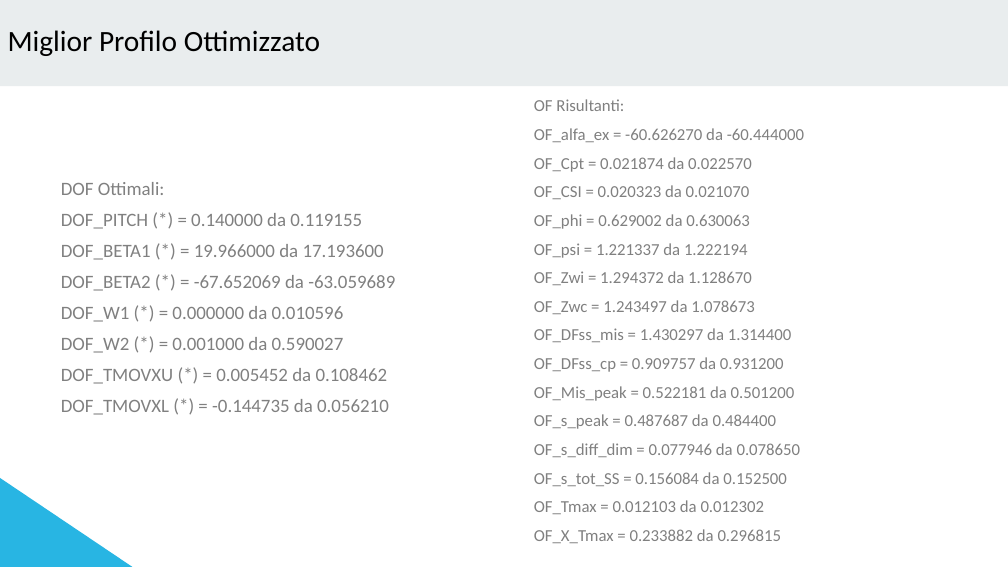
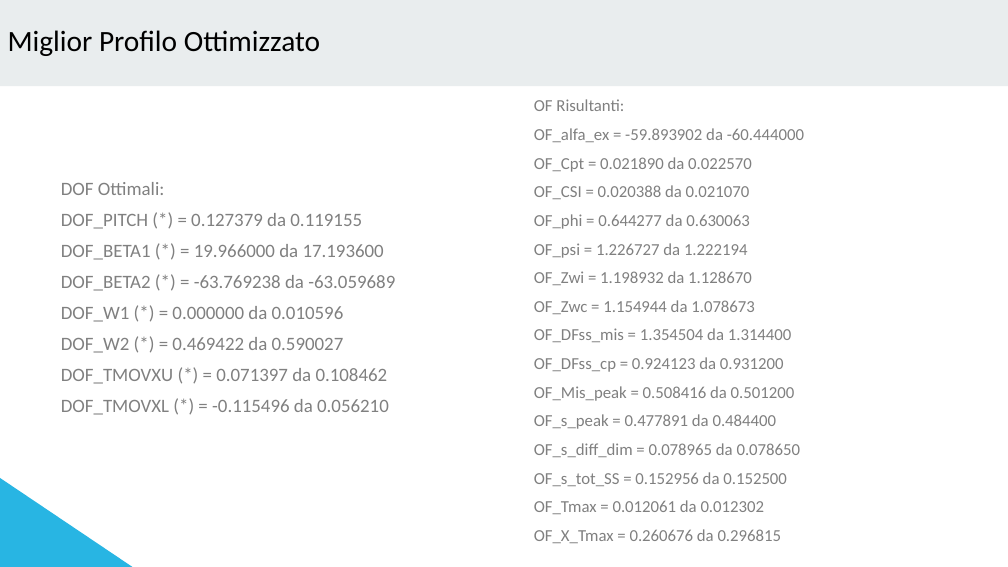
Before and after one commit to pecchiari1935822/Pecchiari_Reinforcement_Learning, a slide deck: slide 9 of Task2_delta_riga710.pptx. Drawn at 1008x567 pixels with LibreOffice and Linux fonts; fonts in the diff are those of the drawing. Boxes give left, top, right and bottom in pixels: in the first picture for what was removed or moved away, otherwise in the second. Text is boxed around its words. In the diff, an @@ line names an element or a change of style, - is before the commit and + after.

```diff
--- a/Task2_delta_riga710.pptx
+++ b/Task2_delta_riga710.pptx
@@ text at [534, 128, 804, 543]: text changed @@
-OF_alfa_ex = -60.626270 da -60.444000
-OF_Cpt = 0.021874 da 0.022570
-OF_CSI = 0.020323 da 0.021070
-OF_phi = 0.629002 da 0.630063
-OF_psi = 1.221337 da 1.222194
-OF_Zwi = 1.294372 da 1.128670
-OF_Zwc = 1.243497 da 1.078673
-OF_DFss_mis = 1.430297 da 1.314400
-OF_DFss_cp = 0.909757 da 0.931200
-OF_Mis_peak = 0.522181 da 0.501200
-OF_s_peak = 0.487687 da 0.484400
-OF_s_diff_dim = 0.077946 da 0.078650
-OF_s_tot_SS = 0.156084 da 0.152500
-OF_Tmax = 0.012103 da 0.012302
-OF_X_Tmax = 0.233882 da 0.296815
+OF_alfa_ex = -59.893902 da -60.444000
+OF_Cpt = 0.021890 da 0.022570
+OF_CSI = 0.020388 da 0.021070
+OF_phi = 0.644277 da 0.630063
+OF_psi = 1.226727 da 1.222194
+OF_Zwi = 1.198932 da 1.128670
+OF_Zwc = 1.154944 da 1.078673
+OF_DFss_mis = 1.354504 da 1.314400
+OF_DFss_cp = 0.924123 da 0.931200
+OF_Mis_peak = 0.508416 da 0.501200
+OF_s_peak = 0.477891 da 0.484400
+OF_s_diff_dim = 0.078965 da 0.078650
+OF_s_tot_SS = 0.152956 da 0.152500
+OF_Tmax = 0.012061 da 0.012302
+OF_X_Tmax = 0.260676 da 0.296815
@@ text at [61, 213, 362, 229]: text changed @@
-DOF_PITCH (*) = 0.140000 da 0.119155
+DOF_PITCH (*) = 0.127379 da 0.119155
@@ text at [61, 275, 395, 291]: text changed @@
-DOF_BETA2 (*) = -67.652069 da -63.059689
+DOF_BETA2 (*) = -63.769238 da -63.059689
@@ text at [61, 337, 389, 415]: text changed @@
-DOF_W2 (*) = 0.001000 da 0.590027
-DOF_TMOVXU (*) = 0.005452 da 0.108462
-DOF_TMOVXL (*) = -0.144735 da 0.056210
+DOF_W2 (*) = 0.469422 da 0.590027
+DOF_TMOVXU (*) = 0.071397 da 0.108462
+DOF_TMOVXL (*) = -0.115496 da 0.056210
```
Also in this commit, not shown: 1 other slide changed, 14 other files.
